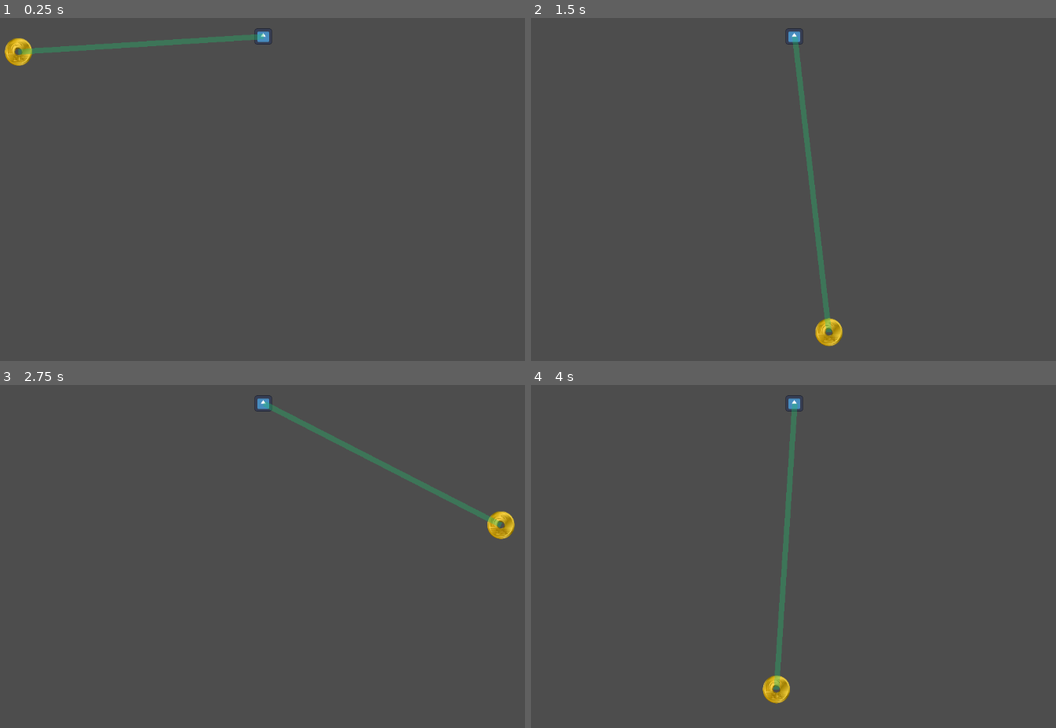
Above: before the commit, frames 1-4 (two rows, left to right).
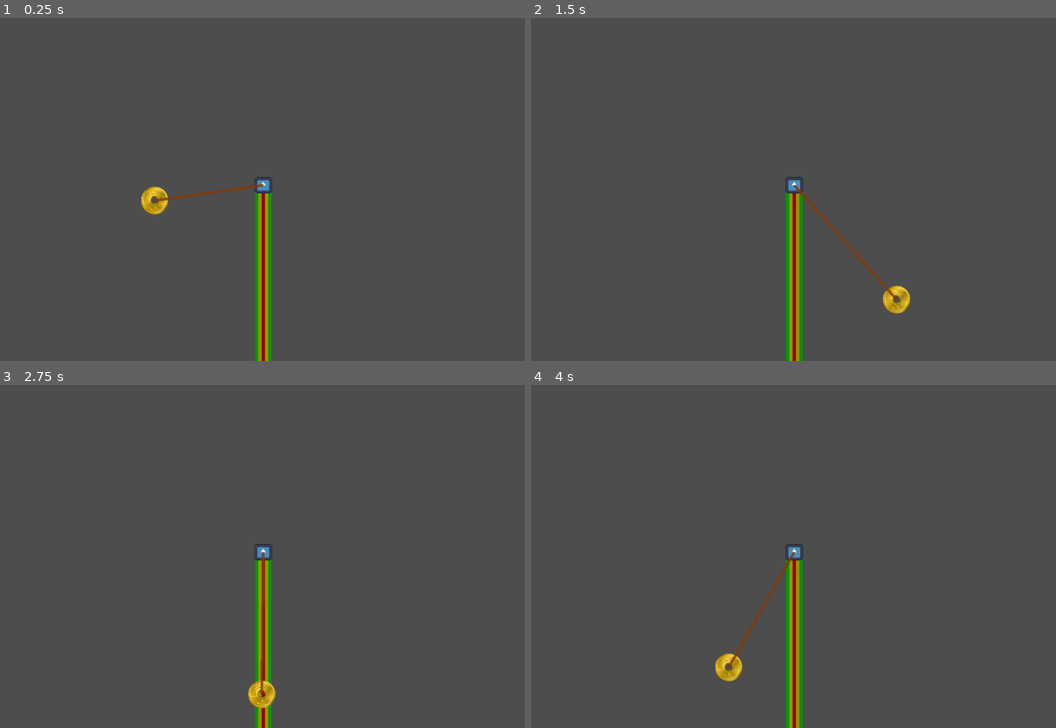
Above: after the commit, the same moments.

Repository: batako/Swinging-Coin-on-Godot
Game: Godot game, scene res://main.tscn
Same seed, same stepped clock (60 frames per second), same inputs: the game is played once before the commit and once after it. The engine's default icon, where the game draws it, is replaced by a stand-in: a white triangle on a blue panel in a dark square.
Inputs:
- Up to frame 1 (0.25 s): no input
- Up to frame 2 (1.5 s): tap Enter (ui_accept) at 0.5, 0.6, 0.77, 1.07, 1.35 s; hold Right (ui_right) 0.53-1.28 s; hold Left (ui_left) from 1.28 s (still down)
- Up to frame 3 (2.75 s): tap Enter (ui_accept) at 1.52, 1.82, 2.1 s; release Left (ui_left) at 2.03 s; hold Right (ui_right) from 2.03 s (still down)
- Up to frame 4 (4 s): tap Enter (ui_accept) at 2.85, 3.02, 3.32, 3.6, 3.77 s; release Right (ui_right) at 3.53 s; hold Left (ui_left) from 3.53 s (still down)

The runs differ from the first frame. In frame 1, 3.2% of the frame differs, in the area x 0-52%, y 2-100%; in frame 2, 3.4%, in the area x 48-73%, y 2-100%; in frame 3, 2.9%; in frame 4, 3.3%.

Commit message:
タイミングによって押す力が変わるように

Diff:
--- a/5yen/5yen.tscn
+++ b/5yen/5yen.tscn
@@ -1,11 +1,16 @@
-[gd_scene load_steps=3 format=3 uid="uid://dpcl42gfc5llh"]
+[gd_scene load_steps=4 format=3 uid="uid://dpcl42gfc5llh"]
 
 [ext_resource type="Texture2D" uid="uid://cyeycywri8v12" path="res://5yen/5yen.svg" id="1_ui6sb"]
+
+[sub_resource type="PhysicsMaterial" id="PhysicsMaterial_n7iwv"]
+friction = 0.5
+bounce = 0.5
 
 [sub_resource type="CircleShape2D" id="CircleShape2D_psl4c"]
 radius = 25.0799
 
 [node name="5Yen" type="RigidBody2D"]
+physics_material_override = SubResource("PhysicsMaterial_n7iwv")
 
 [node name="5Yen" type="Sprite2D" parent="."]
 scale = Vector2(0.25, 0.25)
--- a/main.gd
+++ b/main.gd
@@ -1,21 +1,75 @@
 extends Node2D
 
-@onready var line: Line2D = $Spring
+@onready var spring: Line2D = $Spring
 @onready var pendulum: RigidBody2D = $"5Yen"
 
+@onready var green_left: Line2D = $GreenLeft
+@onready var green_right: Line2D = $GreenRight
+@onready var yellow_left: Line2D = $YellowLeft
+@onready var yellow_right: Line2D = $YellowRight
+@onready var red: Line2D = $Red
 
-func _process(_delta: float) -> void:
-	adjust_rope_to_pendulum()
+@onready var animation_player: AnimationPlayer = $AnimationPlayer
 
 
-func adjust_rope_to_pendulum() -> void:
-	# RigidBody2Dのグローバル位置を取得
-	var pendulum_global_position = pendulum.global_position
+func _physics_process(_delta: float) -> void:
+	var pendulum_position = pendulum.position
+
+	adjust_rope_to_pendulum(pendulum_position)
+
+	if Input.is_action_just_pressed("ui_right"):
+		var group_name = get_line_group(pendulum_position.x)
+		impulse(group_name, 100)
+
+	elif Input.is_action_just_pressed("ui_left"):
+		var group_name = get_line_group(pendulum_position.x)
+		impulse(group_name, -100)
+
+	elif Input.is_action_just_pressed("ui_accept"):
+		print("pendulum_position.x = " + str(pendulum_position.x))
+
+
+# ロープの位置更新
+func adjust_rope_to_pendulum(pendulum_position: Vector2) -> void:
 	# RigidBody2Dのグローバル位置をLine2Dのローカル座標系に変換
-	var new_end_point = line.to_local(pendulum_global_position)
+	var new_end_point = spring.to_local(pendulum_position)
 	# Line2Dのpoints配列を変更可能な配列にコピー
-	var points = line.points.duplicate()
+	var points = spring.points.duplicate()
 	# 配列の最後の要素（終点）を更新
 	points[points.size() - 1] = new_end_point
 	# 更新された配列をLine2Dのpointsプロパティに設定
-	line.points = points
+	spring.points = points
+
+
+# x座標に基づいて、どのLine2D上にあるかを判定し、Line2Dが所属するグループ名を返す関数
+func get_line_group(x_position: float) -> String:
+	for line in [green_left, green_right, yellow_left, yellow_right, red]:
+		var line_x_position = line.position.x + line.points[0].x
+		var width_half = line.width / 2.0
+		if x_position >= (line_x_position - width_half) and x_position <= (line_x_position + width_half):
+			if "GREEN" in line.get_groups():
+				return "GREEN"
+			elif "YELLOW" in line.get_groups():
+				return "YELLOW"
+			elif "RED" in line.get_groups():
+				return "RED"
+
+	return ""
+
+
+func impulse(group_name: String, initial_force: float = 0) -> void:
+	var applied_force: float
+
+	match group_name:
+		"GREEN":
+			applied_force = initial_force
+		"YELLOW":
+			applied_force = initial_force * 3
+		"RED":
+			applied_force = initial_force * 5
+		_:
+			return
+
+	animation_player.play("RESET")
+	animation_player.play(group_name)
+	pendulum.apply_central_impulse(Vector2(applied_force, 0))
--- a/main.tscn
+++ b/main.tscn
@@ -6,11 +6,184 @@
 
 [sub_resource type="CircleShape2D" id="CircleShape2D_n87m5"]
 
+[sub_resource type="Animation" id="Animation_k8ty4"]
+resource_name = "YELLOW"
+length = 0.5
+tracks/0/type = "value"
+tracks/0/imported = false
+tracks/0/enabled = true
+tracks/0/path = NodePath("YellowLeft:default_color")
+tracks/0/interp = 1
+tracks/0/loop_wrap = true
+tracks/0/keys = {
+"times": PackedFloat32Array(0, 0.05, 0.1, 0.15, 0.2, 0.25, 0.3, 0.35, 0.4, 0.45, 0.5),
+"transitions": PackedFloat32Array(1, 1, 1, 1, 1, 1, 1, 1, 1, 1, 1),
+"update": 1,
+"values": [Color(0.588235, 0.588235, 0, 1), Color(1, 1, 0, 1), Color(0.588235, 0.588235, 0, 1), Color(1, 1, 0, 1), Color(0.588235, 0.588235, 0, 1), Color(1, 1, 0, 1), Color(0.588235, 0.588235, 0, 1), Color(1, 1, 0, 1), Color(0.588235, 0.588235, 0, 1), Color(1, 1, 0, 1), Color(0.588235, 0.588235, 0, 1)]
+}
+tracks/1/type = "value"
+tracks/1/imported = false
+tracks/1/enabled = true
+tracks/1/path = NodePath("YellowRight:default_color")
+tracks/1/interp = 1
+tracks/1/loop_wrap = true
+tracks/1/keys = {
+"times": PackedFloat32Array(0, 0.05, 0.1, 0.15, 0.2, 0.25, 0.3, 0.35, 0.4, 0.45, 0.5),
+"transitions": PackedFloat32Array(1, 1, 1, 1, 1, 1, 1, 1, 1, 1, 1),
+"update": 1,
+"values": [Color(0.588235, 0.588235, 0, 1), Color(1, 1, 0, 1), Color(0.588235, 0.588235, 0, 1), Color(1, 1, 0, 1), Color(0.588235, 0.588235, 0, 1), Color(1, 1, 0, 1), Color(0.588235, 0.588235, 0, 1), Color(1, 1, 0, 1), Color(0.588235, 0.588235, 0, 1), Color(1, 1, 0, 1), Color(0.588235, 0.588235, 0, 1)]
+}
+
+[sub_resource type="Animation" id="Animation_bkpgl"]
+resource_name = "GREEN"
+length = 0.5
+tracks/0/type = "value"
+tracks/0/imported = false
+tracks/0/enabled = true
+tracks/0/path = NodePath("GreenLeft:default_color")
+tracks/0/interp = 1
+tracks/0/loop_wrap = true
+tracks/0/keys = {
+"times": PackedFloat32Array(0, 0.05, 0.1, 0.15, 0.2, 0.25, 0.3, 0.35, 0.4, 0.45, 0.5),
+"transitions": PackedFloat32Array(1, 1, 1, 1, 1, 1, 1, 1, 1, 1, 1),
+"update": 1,
+"values": [Color(0, 0.588235, 0, 1), Color(0, 1, 0, 1), Color(0, 0.588235, 0, 1), Color(0, 1, 0, 1), Color(0, 0.588235, 0, 1), Color(0, 1, 0, 1), Color(0, 0.588235, 0, 1), Color(0, 1, 0, 1), Color(0, 0.588235, 0, 1), Color(0, 1, 0, 1), Color(0, 0.588235, 0, 1)]
+}
+tracks/1/type = "value"
+tracks/1/imported = false
+tracks/1/enabled = true
+tracks/1/path = NodePath("GreenRight:default_color")
+tracks/1/interp = 1
+tracks/1/loop_wrap = true
+tracks/1/keys = {
+"times": PackedFloat32Array(0, 0.05, 0.1, 0.15, 0.2, 0.25, 0.3, 0.35, 0.4, 0.45, 0.5),
+"transitions": PackedFloat32Array(1, 1, 1, 1, 1, 1, 1, 1, 1, 1, 1),
+"update": 1,
+"values": [Color(0, 0.588235, 0, 1), Color(0, 1, 0, 1), Color(0, 0.588235, 0, 1), Color(0, 1, 0, 1), Color(0, 0.588235, 0, 1), Color(0, 1, 0, 1), Color(0, 0.588235, 0, 1), Color(0, 1, 0, 1), Color(0, 0.588235, 0, 1), Color(0, 1, 0, 1), Color(0, 0.588235, 0, 1)]
+}
+
+[sub_resource type="Animation" id="Animation_j6exv"]
+resource_name = "RED"
+length = 0.5
+tracks/0/type = "value"
+tracks/0/imported = false
+tracks/0/enabled = true
+tracks/0/path = NodePath("Red:default_color")
+tracks/0/interp = 1
+tracks/0/loop_wrap = true
+tracks/0/keys = {
+"times": PackedFloat32Array(0, 0.05, 0.1, 0.15, 0.2, 0.25, 0.3, 0.35, 0.4, 0.45, 0.5),
+"transitions": PackedFloat32Array(1, 1, 1, 1, 1, 1, 1, 1, 1, 1, 1),
+"update": 1,
+"values": [Color(0.588235, 0, 0, 1), Color(1, 0, 0, 1), Color(0.588235, 0, 0, 1), Color(1, 0, 0, 1), Color(0.588235, 0, 0, 1), Color(1, 0, 0, 1), Color(0.588235, 0, 0, 1), Color(1, 0, 0, 1), Color(0.588235, 0, 0, 1), Color(1, 0, 0, 1), Color(0.588235, 0, 0, 1)]
+}
+
+[sub_resource type="Animation" id="Animation_l35fs"]
+length = 0.01
+tracks/0/type = "value"
+tracks/0/imported = false
+tracks/0/enabled = true
+tracks/0/path = NodePath("GreenLeft:default_color")
+tracks/0/interp = 1
+tracks/0/loop_wrap = true
+tracks/0/keys = {
+"times": PackedFloat32Array(0),
+"transitions": PackedFloat32Array(1),
+"update": 1,
+"values": [Color(0, 0.588235, 0, 1)]
+}
+tracks/1/type = "value"
+tracks/1/imported = false
+tracks/1/enabled = true
+tracks/1/path = NodePath("GreenRight:default_color")
+tracks/1/interp = 1
+tracks/1/loop_wrap = true
+tracks/1/keys = {
+"times": PackedFloat32Array(0),
+"transitions": PackedFloat32Array(1),
+"update": 1,
+"values": [Color(0, 0.588235, 0, 1)]
+}
+tracks/2/type = "value"
+tracks/2/imported = false
+tracks/2/enabled = true
+tracks/2/path = NodePath("YellowLeft:default_color")
+tracks/2/interp = 1
+tracks/2/loop_wrap = true
+tracks/2/keys = {
+"times": PackedFloat32Array(0),
+"transitions": PackedFloat32Array(1),
+"update": 1,
+"values": [Color(0.588235, 0.588235, 0, 1)]
+}
+tracks/3/type = "value"
+tracks/3/imported = false
+tracks/3/enabled = true
+tracks/3/path = NodePath("YellowRight:default_color")
+tracks/3/interp = 1
+tracks/3/loop_wrap = true
+tracks/3/keys = {
+"times": PackedFloat32Array(0),
+"transitions": PackedFloat32Array(1),
+"update": 1,
+"values": [Color(0.588235, 0.588235, 0, 1)]
+}
+tracks/4/type = "value"
+tracks/4/imported = false
+tracks/4/enabled = true
+tracks/4/path = NodePath("Red:default_color")
+tracks/4/interp = 1
+tracks/4/loop_wrap = true
+tracks/4/keys = {
+"times": PackedFloat32Array(0),
+"transitions": PackedFloat32Array(1),
+"update": 1,
+"values": [Color(0.588235, 0, 0, 1)]
+}
+
+[sub_resource type="AnimationLibrary" id="AnimationLibrary_46i6w"]
+_data = {
+"GREEN": SubResource("Animation_bkpgl"),
+"RED": SubResource("Animation_j6exv"),
+"RESET": SubResource("Animation_l35fs"),
+"YELLOW": SubResource("Animation_k8ty4")
+}
+
 [node name="Main" type="Node2D"]
 script = ExtResource("1_hpmkf")
 
+[node name="GreenLeft" type="Line2D" parent="." groups=["GREEN"]]
+position = Vector2(599, 304)
+points = PackedVector2Array(-35, 20, -35, 344)
+width = 6.0
+default_color = Color(0, 0.588235, 0, 1)
+
+[node name="GreenRight" type="Line2D" parent="." groups=["GREEN"]]
+position = Vector2(623, 304)
+points = PackedVector2Array(-35, 20, -35, 344)
+width = 6.0
+default_color = Color(0, 0.588235, 0, 1)
+
+[node name="YellowLeft" type="Line2D" parent="." groups=["YELLOW"]]
+position = Vector2(605, 304)
+points = PackedVector2Array(-35, 20, -35, 344)
+width = 6.0
+default_color = Color(0.588235, 0.588235, 0, 1)
+
+[node name="YellowRight" type="Line2D" parent="." groups=["YELLOW"]]
+position = Vector2(617, 304)
+points = PackedVector2Array(-35, 20, -35, 344)
+width = 6.0
+default_color = Color(0.588235, 0.588235, 0, 1)
+
+[node name="Red" type="Line2D" parent="." groups=["RED"]]
+position = Vector2(611, 304)
+points = PackedVector2Array(-35, 20, -35, 344)
+width = 6.0
+default_color = Color(0.588235, 0, 0, 1)
+
 [node name="StaticBody2D" type="StaticBody2D" parent="."]
-position = Vector2(576, 50)
+position = Vector2(576, 324)
 
 [node name="Sprite" type="Sprite2D" parent="StaticBody2D"]
 scale = Vector2(0.244141, 0.228516)
@@ -20,17 +193,23 @@
 shape = SubResource("CircleShape2D_n87m5")
 
 [node name="5Yen" parent="." instance=ExtResource("4_q53oq")]
-position = Vector2(126, 50)
+position = Vector2(376, 324)
 
 [node name="DampedSpringJoint2D" type="DampedSpringJoint2D" parent="."]
-position = Vector2(576, 50)
+position = Vector2(576, 324)
 rotation = 1.5708
 node_a = NodePath("../StaticBody2D")
 node_b = NodePath("../5Yen")
-length = 450.0
+length = 200.0
 
 [node name="Spring" type="Line2D" parent="."]
-position = Vector2(576, 50)
+position = Vector2(597, 359)
 rotation = 1.5708
-points = PackedVector2Array(-3.8147e-06, -1, 0.00163269, 450)
-default_color = Color(0.129412, 0.737255, 0.423529, 0.360784)
+points = PackedVector2Array(-34.9999, 21.0001, -34.9992, 221)
+width = 5.0
+default_color = Color(0.509804, 0.227451, 0.0392157, 0.811765)
+
+[node name="AnimationPlayer" type="AnimationPlayer" parent="."]
+libraries = {
+"": SubResource("AnimationLibrary_46i6w")
+}
--- a/project.godot
+++ b/project.godot
@@ -14,3 +14,10 @@
 run/main_scene="res://main.tscn"
 config/features=PackedStringArray("4.2", "Forward Plus")
 config/icon="res://icon.svg"
+
+[input]
+
+ui_={
+"deadzone": 0.5,
+"events": []
+}
Not shown: 1 places in main.tscn that only renumber resources
